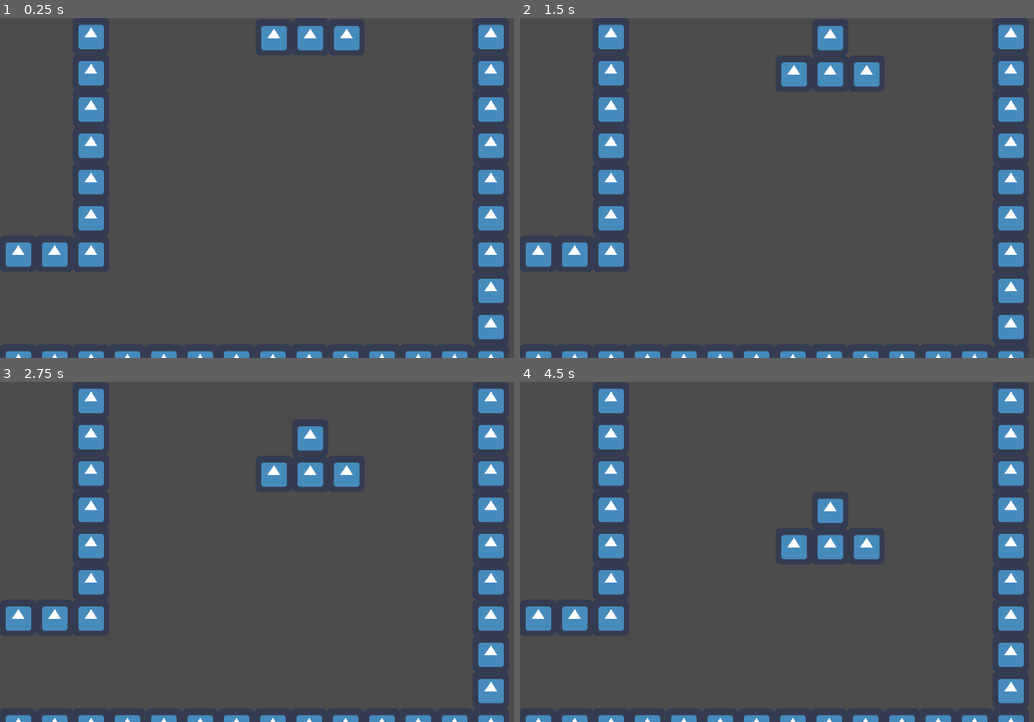
Above: before the commit, frames 1-4 (two rows, left to right).
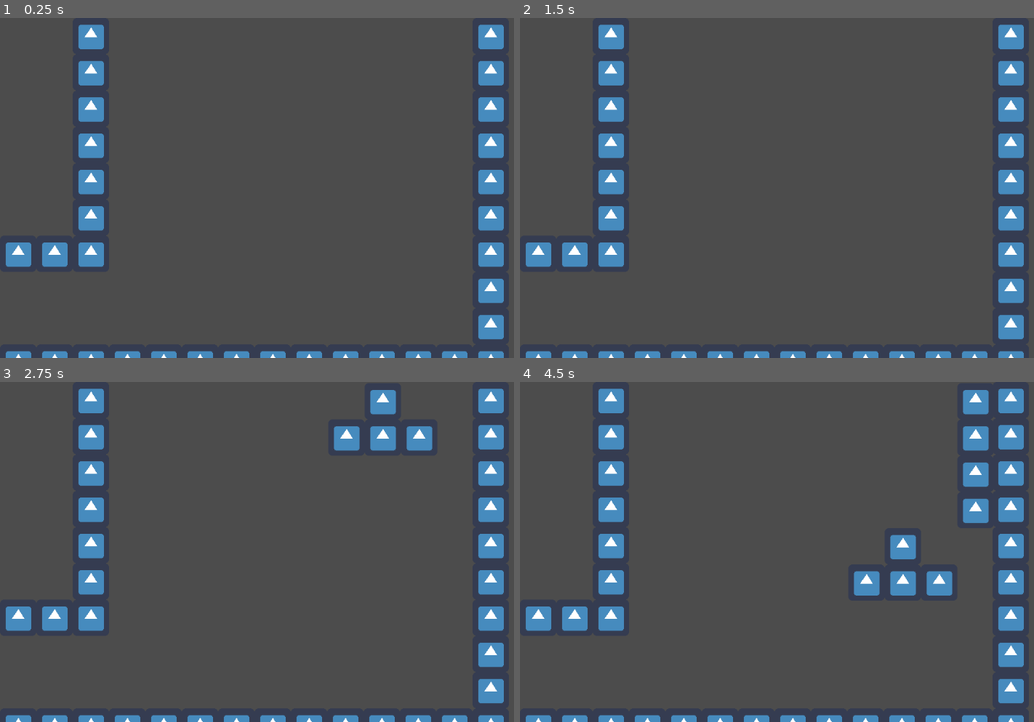
Above: after the commit, the same moments.

Repository: Diogoamorim27/TetrisDungeon
Game: Godot game, scene res://Salas/Sala.tscn
Two runs of this game, one before a commit and one after it. Both use one fixed random seed, a clock stepped at 60 frames per second and the inputs below. The engine's default icon, where the game draws it, is replaced by a stand-in: a white triangle on a blue panel in a dark square.
Inputs:
- Up to frame 1 (0.25 s): no input
- Up to frame 2 (1.5 s): tap Enter at 0.5 s; tap Space at 1.25 s
- Up to frame 3 (2.75 s): no input
- Up to frame 4 (4.5 s): tap Enter at 2.75 s; tap Space at 4.25 s

The runs differ from the first frame. In frame 1, 1.1% of the frame differs, in the area x 50-71%, y 2-10%; in frame 2, 1.5%; in frame 3, 2.9%; in frame 4, 4.4%, in the area x 50-92%, y 2-63%.

Commit message:
sistema para as pecas serem geradaslonge da parede (ainda ha falhas)

Diff:
--- /dev/null
+++ b/Blocos/BlocoNeutro.gd
@@ -0,0 +1,21 @@
+extends Node2D
+
+signal _bateu
+var direcao
+var pos
+# class member variables go here, for example:
+# var a = 2
+# var b = "textvar"
+
+func _ready():
+	direcao = Vector2(0,1)
+	connect("_bateu", get_parent(), "_colisao")
+	pass
+
+func _process(delta):
+	pos = self.transform
+	pos.origin.y = self.transform.get_origin().y + 64
+
+	if (get_child(0).test_move(pos, direcao)):
+		emit_signal("_bateu")
+		print("bateu")
--- a/Blocos/BlocoNeutro.tscn
+++ b/Blocos/BlocoNeutro.tscn
@@ -7,35 +7,21 @@
 custom_solver_bias = 0.0
 extents = Vector2( 32, 32 )
 
-[node name="BlocoNeutro" type="Node2D"]
+[node name="BlocoNeutro" type="Node2D" index="0"]
 
-[node name="RigidBody2D" type="RigidBody2D" parent="." index="0"]
+[node name="KinematicBody2D" type="KinematicBody2D" parent="." index="0"]
 
 input_pickable = false
 collision_layer = 1
 collision_mask = 1
-mode = 0
-mass = 1.0
-friction = 1.0
-bounce = 0.0
-gravity_scale = 0.0
-custom_integrator = false
-continuous_cd = 0
-contacts_reported = 0
-contact_monitor = false
-sleeping = false
-can_sleep = true
-linear_velocity = Vector2( 0, 0 )
-linear_damp = -1.0
-angular_velocity = 0.0
-angular_damp = -1.0
+collision/safe_margin = 0.08
 
-[node name="Sprite" type="Sprite" parent="RigidBody2D" index="0"]
+[node name="Sprite" type="Sprite" parent="KinematicBody2D" index="0"]
 
 texture = ExtResource( 1 )
 _sections_unfolded = [ "Transform", "Visibility" ]
 
-[node name="CollisionShape2D" type="CollisionShape2D" parent="RigidBody2D" index="1"]
+[node name="CollisionShape2D" type="CollisionShape2D" parent="KinematicBody2D" index="1"]
 
 visible = false
 shape = SubResource( 1 )
--- a/Blocos/ParedeChao.tscn
+++ b/Blocos/ParedeChao.tscn
@@ -7,29 +7,18 @@
 custom_solver_bias = 0.0
 extents = Vector2( 32, 32 )
 
-[node name="ParedeChao" type="Node2D"]
+[node name="ParedeChao" type="Node2D" index="0"]
 
-[node name="RigidBody2D" type="RigidBody2D" parent="." index="0"]
+[node name="RigidBody2D" type="StaticBody2D" parent="." index="0"]
 
 editor/display_folded = true
 input_pickable = false
 collision_layer = 1
 collision_mask = 1
-mode = 0
-mass = 1.0
+constant_linear_velocity = Vector2( 0, 0 )
+constant_angular_velocity = 0.0
 friction = 1.0
 bounce = 0.0
-gravity_scale = 0.0
-custom_integrator = false
-continuous_cd = 0
-contacts_reported = 0
-contact_monitor = false
-sleeping = false
-can_sleep = true
-linear_velocity = Vector2( 0, 0 )
-linear_damp = -1.0
-angular_velocity = 0.0
-angular_damp = -1.0
 
 [node name="Sprite" type="Sprite" parent="RigidBody2D" index="0"]
 
--- a/Pecas/I1.tscn
+++ b/Pecas/I1.tscn
@@ -1,7 +1,8 @@
-[gd_scene load_steps=3 format=2]
+[gd_scene load_steps=4 format=2]
 
 [ext_resource path="res://Pecas/Peca.gd" type="Script" id=1]
 [ext_resource path="res://Blocos/BlocoNeutro.tscn" type="PackedScene" id=2]
+[ext_resource path="res://Blocos/BlocoNeutro.gd" type="Script" id=3]
 
 [node name="I" type="Node2D" index="0"]
 
@@ -20,6 +21,8 @@
 [node name="BlocoNeutro3" parent="." index="2" instance=ExtResource( 2 )]
 
 position = Vector2( 0, 128 )
+script = ExtResource( 3 )
+_sections_unfolded = [ "Transform" ]
 
 [node name="BlocoNeutro4" parent="." index="3" instance=ExtResource( 2 )]
 
--- a/Pecas/I2.tscn
+++ b/Pecas/I2.tscn
@@ -3,7 +3,7 @@
 [ext_resource path="res://Pecas/Peca.gd" type="Script" id=1]
 [ext_resource path="res://Blocos/BlocoNeutro.tscn" type="PackedScene" id=2]
 
-[node name="I" type="Node2D" index="0"]
+[node name="I" type="Node2D"]
 
 script = ExtResource( 1 )
 _sections_unfolded = [ "Transform" ]
--- a/Pecas/J1.tscn
+++ b/Pecas/J1.tscn
@@ -1,9 +1,10 @@
-[gd_scene load_steps=3 format=2]
+[gd_scene load_steps=4 format=2]
 
 [ext_resource path="res://Pecas/Peca.gd" type="Script" id=1]
 [ext_resource path="res://Blocos/BlocoNeutro.tscn" type="PackedScene" id=2]
+[ext_resource path="res://Blocos/BlocoNeutro.gd" type="Script" id=3]
 
-[node name="L" type="Node2D" index="0"]
+[node name="L" type="Node2D"]
 
 script = ExtResource( 1 )
 
@@ -16,7 +17,9 @@
 [node name="BlocoNeutro3" parent="." index="2" instance=ExtResource( 2 )]
 
 position = Vector2( 0, 64 )
+script = ExtResource( 3 )
 
 [node name="BlocoNeutro4" parent="." index="3" instance=ExtResource( 2 )]
 
 position = Vector2( 64, 64 )
+script = ExtResource( 3 )
--- a/Pecas/J2.tscn
+++ b/Pecas/J2.tscn
@@ -1,9 +1,10 @@
-[gd_scene load_steps=3 format=2]
+[gd_scene load_steps=4 format=2]
 
 [ext_resource path="res://Pecas/Peca.gd" type="Script" id=1]
 [ext_resource path="res://Blocos/BlocoNeutro.tscn" type="PackedScene" id=2]
+[ext_resource path="res://Blocos/BlocoNeutro.gd" type="Script" id=3]
 
-[node name="L" type="Node2D" index="0"]
+[node name="L" type="Node2D"]
 
 script = ExtResource( 1 )
 
@@ -20,3 +21,4 @@
 [node name="BlocoNeutro4" parent="." index="3" instance=ExtResource( 2 )]
 
 position = Vector2( -64, 64 )
+script = ExtResource( 3 )
--- a/Pecas/J3.tscn
+++ b/Pecas/J3.tscn
@@ -3,7 +3,7 @@
 [ext_resource path="res://Pecas/Peca.gd" type="Script" id=1]
 [ext_resource path="res://Blocos/BlocoNeutro.tscn" type="PackedScene" id=2]
 
-[node name="L" type="Node2D" index="0"]
+[node name="L" type="Node2D"]
 
 script = ExtResource( 1 )
 
--- a/Pecas/Peca.gd
+++ b/Pecas/Peca.gd
@@ -1,11 +1,13 @@
 extends Node2D
 
 var timer
+var bateu
 const SPRITE_SIZE = 64
 
 func _ready():
 	timer = Timer.new()
 	timer.connect("timeout",self,"_on_timer_timeout")
+	timer.wait_time = 0.5
 	#timeout is what says in docs, in signals
 	#self is who respond to the callback
 	#_on_timer_timeout is the callback, can have any name
@@ -15,8 +17,15 @@
 	pass
 
 func _process(delta):
-
 	pass
 
+func _colisao():
+	bateu = 1
+
+
 func _on_timer_timeout ():
-		self.position.y = self.position.y + SPRITE_SIZE
+	if(!bateu):
+		_cair()
+
+func _cair():
+	self.position.y = self.position.y + SPRITE_SIZE
--- a/Salas/Sala.gd
+++ b/Salas/Sala.gd
@@ -22,7 +22,27 @@
 	"res://Pecas/Z1.tscn",
 	"res://Pecas/Z2.tscn"
 	]
-const NOME_DE_ARQUIVO_T = "res://Pecas/T1.tscn"
+
+const ARQUIVOS_PECAS_POS_0 = [
+	"res://Pecas/I1.tscn",
+	"res://Pecas/J1.tscn",
+	"res://Pecas/L3.tscn",
+	"res://Pecas/O.tscn",
+	"res://Pecas/S2.tscn",
+	"res://Pecas/T2.tscn",
+	"res://Pecas/Z1.tscn",
+	]
+
+const ARQUIVOS_PECAS_POS_9 = [
+	"res://Pecas/I1.tscn",
+	"res://Pecas/J3.tscn",
+	"res://Pecas/L1.tscn",
+	"res://Pecas/T4.tscn",
+
+]
+
+const SPAWN_POINTS = 10
+const INDEX_I2 = 1
 
 var spawnPosition
 var timer
@@ -30,7 +50,10 @@
 var T
 var spawnPoints
 var pecaAtual
+var pecaAtualRes
 var pecaAntiga
+var indexPeca
+var indexSpawnPosition
 
 
 func _ready():
@@ -38,24 +61,38 @@
 	timer = Timer.new()
 	timer.connect("timeout",self,"_on_timer_timeout")
 	add_child(timer)
-	timer.wait_time = 8
+	timer.wait_time = 2
 	timer.start()
-	TResource = preload(NOME_DE_ARQUIVO_T)
-	T = TResource.instance()
-	spawnPosition = spawnPoints[randi() % 10].global_position
-	add_child(T)
-	T.global_position = spawnPosition
-
-
+	_spawn_block()
 	pass
 
 func _on_timer_timeout():
+	_spawn_block()
+	pass
 
+func _spawn_block():
 	pecaAntiga = pecaAtual
 	randomize()
-	pecaAtual= load(ARQUIVOS_PECAS[randi() % 19]).instance()
+	indexSpawnPosition = randi() % SPAWN_POINTS
 	randomize()
-	spawnPosition = spawnPoints[randi() % 10].global_position
+	if (indexSpawnPosition == 0):
+		indexPeca = randi() % 7
+		pecaAtualRes= load(ARQUIVOS_PECAS_POS_0[indexPeca])
+		print("ola")
+	elif (indexSpawnPosition == 9):
+		indexPeca = randi() % 4
+		pecaAtualRes= load(ARQUIVOS_PECAS_POS_9[indexPeca])
+		print("ole")
+	else:
+		print("olo")
+		indexPeca = randi() % 19
+		if (indexSpawnPosition == 1  && indexPeca == 1):
+			indexSpawnPosition += 1
+		if (indexSpawnPosition == 8 && indexPeca == 1):
+			indexSpawnPosition -= 1
+		pecaAtualRes = load(ARQUIVOS_PECAS[indexPeca])
+	spawnPosition = spawnPoints[indexSpawnPosition].global_position
+	pecaAtual = pecaAtualRes.instance()
 	get_parent().add_child(pecaAtual)
 	pecaAtual.global_position = spawnPosition
 
--- a/Salas/Sala.tscn
+++ b/Salas/Sala.tscn
@@ -4,7 +4,7 @@
 [ext_resource path="res://Salas/SpawnPoints.tscn" type="PackedScene" id=2]
 [ext_resource path="res://Blocos/ParedeChao.tscn" type="PackedScene" id=3]
 
-[node name="Sala" type="Node" index="0"]
+[node name="Sala" type="Node"]
 
 script = ExtResource( 1 )
 __meta__ = {
